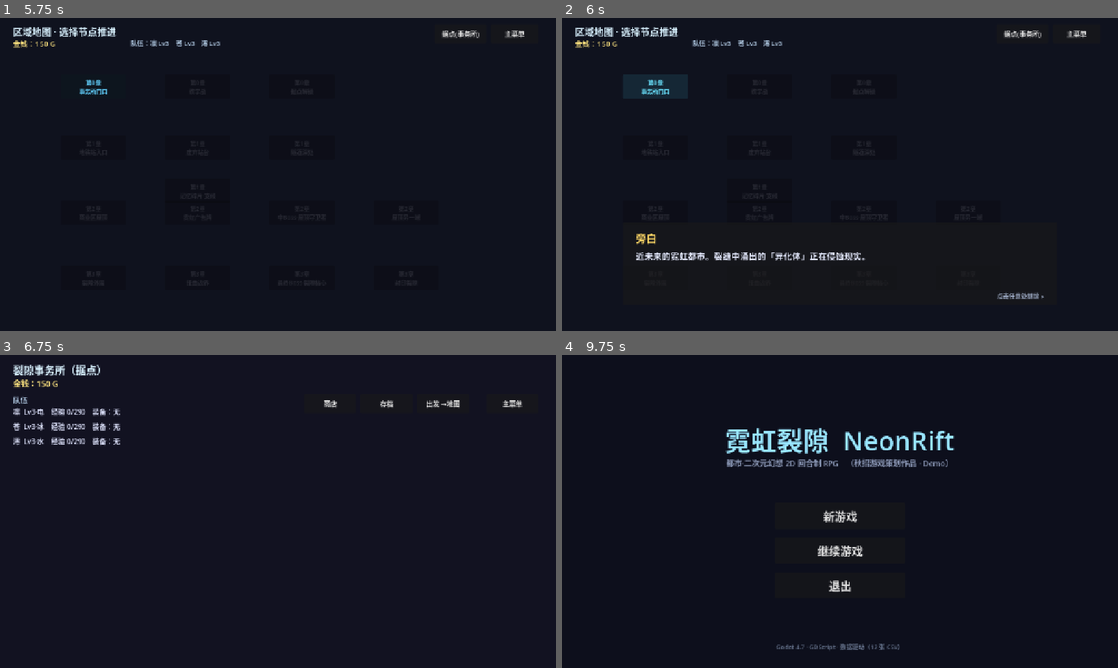
Above: before the commit, frames 1-4 (two rows, left to right).
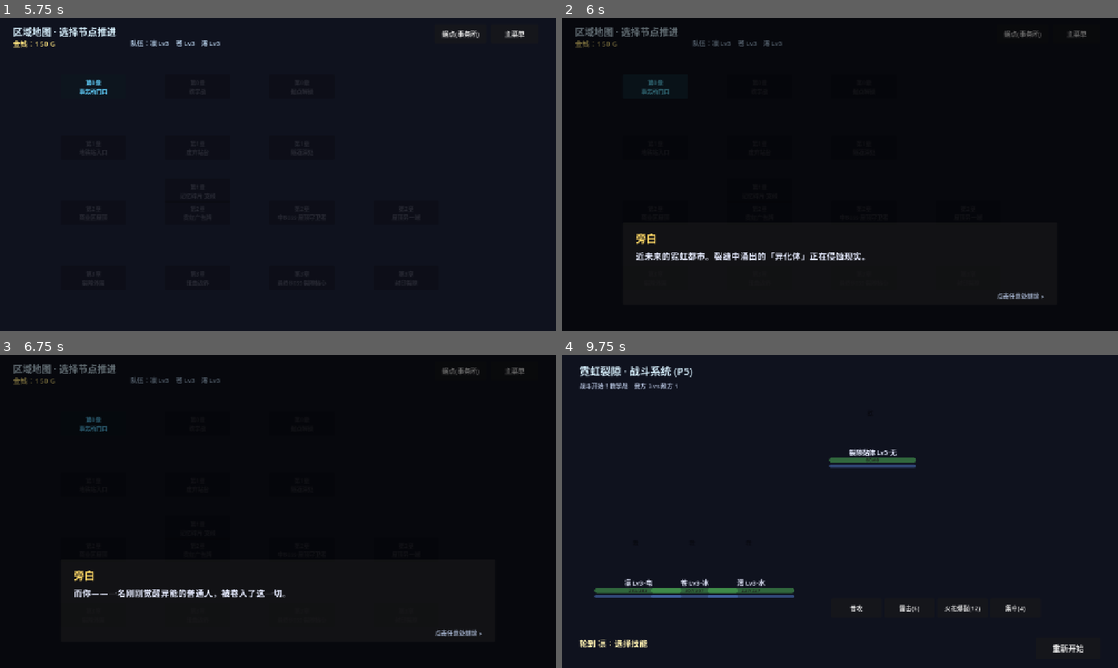
Above: after the commit, the same moments.

Repository: wugipower/neon-rift
Game: Godot game, scene res://scenes/main_menu.tscn
Two runs of this game, one before a commit and one after it. Both use one fixed random seed, a clock stepped at 60 frames per second and the inputs below.
Inputs (mouse positions are in pixels of both pictures, inside the frame that each line leads up to):
- Up to frame 1 (5.75 s): click "新游戏" at 0.5 s; click "据点(事务所)" at 1.25 s; click "商店" at 2 s; click "存档" at 2.75 s; click "出发 →地图" at 3.5 s; click "主菜单" at 4.25 s; click "继续游戏" at 5 s
- Up to frame 2 (6 s): click "第0章 事务所门口" at 5.75 s
- Up to frame 3 (6.75 s): click "据点(事务所)" at 6.5 s
- Up to frame 4 (9.75 s): click "主菜单" at 7.25 s; click (840, 514) at 8 s, where only the run before the commit has a clickable "新游戏"; click "主菜单" at 8.75 s; click (762, 423) at 9.5 s, where only the run after the commit has a clickable "第0章 教学战"

Frame 1 is identical in both runs. In frame 2, 2.0% of the frame differs, in the area x 2-95%, y 2-65%; in frame 3, 3.0%; in frame 4, 5.7%, in the area x 3-94%, y 3-96%.

Commit message:
fix(ui): 修复对话框点击无响应——set_anchors_preset 不拉伸代码创建的控件(根节点/遮罩0x0无点击区域)，顺带修正6个UI文件背景尺寸并补回归用例

Diff:
--- a/scripts/battle/battle_manager.gd
+++ b/scripts/battle/battle_manager.gd
@@ -33,6 +33,7 @@
 
 func _ready() -> void:
 	set_anchors_preset(Control.PRESET_FULL_RECT)
+	set_offsets_preset(Control.PRESET_FULL_RECT)
 	_build_ui()
 	_start_battle()
 
@@ -43,6 +44,7 @@
 	var bg := ColorRect.new()
 	bg.color = Color(0.06, 0.07, 0.12)
 	bg.set_anchors_preset(Control.PRESET_FULL_RECT)
+	bg.set_offsets_preset(Control.PRESET_FULL_RECT)
 	add_child(bg)
 
 	var title := Label.new()
--- a/scripts/stat_panel.gd
+++ b/scripts/stat_panel.gd
@@ -32,6 +32,7 @@
 
 func _ready() -> void:
 	set_anchors_preset(Control.PRESET_FULL_RECT)
+	set_offsets_preset(Control.PRESET_FULL_RECT)
 	_build_ui()
 	_refresh_all(int(_level_spin.value))
 
@@ -41,11 +42,13 @@
 	var bg := ColorRect.new()
 	bg.color = Color(0.07, 0.08, 0.13)
 	bg.set_anchors_preset(Control.PRESET_FULL_RECT)
+	bg.set_offsets_preset(Control.PRESET_FULL_RECT)
 	add_child(bg)
 
 	# 外层留白
 	var margin := MarginContainer.new()
 	margin.set_anchors_preset(Control.PRESET_FULL_RECT)
+	margin.set_offsets_preset(Control.PRESET_FULL_RECT)
 	for side in ["left", "right", "top", "bottom"]:
 		margin.add_theme_constant_override("margin_" + side, 28)
 	add_child(margin)
--- a/scripts/ui/dialogue_box.gd
+++ b/scripts/ui/dialogue_box.gd
@@ -17,11 +17,13 @@
 
 func _ready() -> void:
 	set_anchors_preset(Control.PRESET_FULL_RECT)
+	set_offsets_preset(Control.PRESET_FULL_RECT)
 	mouse_filter = Control.MOUSE_FILTER_STOP
 
 	var dim := ColorRect.new()
 	dim.color = Color(0, 0, 0, 0.55)
 	dim.set_anchors_preset(Control.PRESET_FULL_RECT)
+	dim.set_offsets_preset(Control.PRESET_FULL_RECT)
 	dim.mouse_filter = Control.MOUSE_FILTER_IGNORE
 	add_child(dim)
 
@@ -53,6 +55,11 @@
 	hint.add_theme_font_size_override("font_size", 14)
 	hint.add_theme_color_override("font_color", Color(0.6, 0.65, 0.75))
 	panel.add_child(hint)
+
+	# 面板与文字不拦截鼠标，保证"点击任意处"都能落到根节点推进
+	panel.mouse_filter = Control.MOUSE_FILTER_IGNORE
+	for c in panel.get_children():
+		c.mouse_filter = Control.MOUSE_FILTER_IGNORE
 
 	gui_input.connect(_on_gui_input)
 
--- a/scripts/ui/hub.gd
+++ b/scripts/ui/hub.gd
@@ -11,9 +11,11 @@
 
 func _ready() -> void:
 	set_anchors_preset(Control.PRESET_FULL_RECT)
+	set_offsets_preset(Control.PRESET_FULL_RECT)
 	var bg := ColorRect.new()
 	bg.color = Color(0.07, 0.07, 0.13)
 	bg.set_anchors_preset(Control.PRESET_FULL_RECT)
+	bg.set_offsets_preset(Control.PRESET_FULL_RECT)
 	add_child(bg)
 
 	var title := Label.new()
--- a/scripts/ui/main_menu.gd
+++ b/scripts/ui/main_menu.gd
@@ -3,10 +3,12 @@
 
 func _ready() -> void:
 	set_anchors_preset(Control.PRESET_FULL_RECT)
+	set_offsets_preset(Control.PRESET_FULL_RECT)
 
 	var bg := ColorRect.new()
 	bg.color = Color(0.05, 0.06, 0.11)
 	bg.set_anchors_preset(Control.PRESET_FULL_RECT)
+	bg.set_offsets_preset(Control.PRESET_FULL_RECT)
 	add_child(bg)
 
 	var title := Label.new()
--- a/scripts/ui/map.gd
+++ b/scripts/ui/map.gd
@@ -17,9 +17,11 @@
 
 func _ready() -> void:
 	set_anchors_preset(Control.PRESET_FULL_RECT)
+	set_offsets_preset(Control.PRESET_FULL_RECT)
 	var bg := ColorRect.new()
 	bg.color = Color(0.06, 0.07, 0.12)
 	bg.set_anchors_preset(Control.PRESET_FULL_RECT)
+	bg.set_offsets_preset(Control.PRESET_FULL_RECT)
 	add_child(bg)
 
 	var title := Label.new()
--- a/tests/test_p6.gd
+++ b/tests/test_p6.gd
@@ -16,6 +16,7 @@
 	_test_shop()
 	_test_equip()
 	_test_save_load()
+	await _test_dialogue_box()
 	# 清理测试产生的存档，避免影响正式试玩的「继续」
 	SaveGame.delete()
 	print("===========================================")
@@ -189,3 +190,52 @@
 	_true("剧情标记还原", GameState.has_flag("frag1"))
 	_eqs("当前节点还原", GameState.current_node, "n_hub")
 	_eqi("已完成数还原", GameState.completed.size(), 2)
+
+
+# ---------- 10. 对话框点击推进 ----------
+## 回归用例：曾出现 set_anchors_preset 不拉伸代码创建的控件，
+## 对话框根节点 0x0 → 全屏没有可点击区域 → "点击任意处继续"失效。
+func _test_dialogue_box() -> void:
+	print("-- 10. 对话框点击/按键推进 --")
+	var host := Control.new()
+	host.set_anchors_preset(Control.PRESET_FULL_RECT)
+	host.set_offsets_preset(Control.PRESET_FULL_RECT)
+	add_child(host)
+	await get_tree().process_frame
+
+	var lines: Array = [
+		{"speaker": "旁白", "text": "第一句"},
+		{"speaker": "旁白", "text": "第二句"},
+	]
+	var db := DialogueBox.new(lines)
+	host.add_child(db)
+	await get_tree().process_frame
+	_true("根节点铺满父级(有全屏点击区)", db.get_rect().size.x > 0 and db.get_rect().size == host.get_rect().size)
+
+	var st := {"done": false}
+	db.finished.connect(func(): st.done = true)
+
+	var click := InputEventMouseButton.new()
+	click.button_index = MOUSE_BUTTON_LEFT
+	click.pressed = true
+	click.position = Vector2(640, 100)
+	db.gui_input.emit(click)
+	_true("点击推进到第2句", db.is_inside_tree() and db._i == 1)
+	db.gui_input.emit(click)
+	_true("第二次点击发出 finished", bool(st.done))
+	await get_tree().process_frame
+	_true("对话框自毁离树", not is_instance_valid(db) or not db.is_inside_tree())
+
+	# 键盘路径：空格/回车同样推进
+	var db2 := DialogueBox.new(lines)
+	host.add_child(db2)
+	await get_tree().process_frame
+	var key := InputEventKey.new()
+	key.keycode = KEY_SPACE
+	key.pressed = true
+	db2._unhandled_input(key)
+	_true("空格推进到第2句", db2.is_inside_tree() and db2._i == 1)
+	db2._unhandled_input(key)
+	await get_tree().process_frame
+	_true("空格结束自毁", not is_instance_valid(db2) or not db2.is_inside_tree())
+	host.queue_free()
Not shown, changed: docs/开发进度.md
